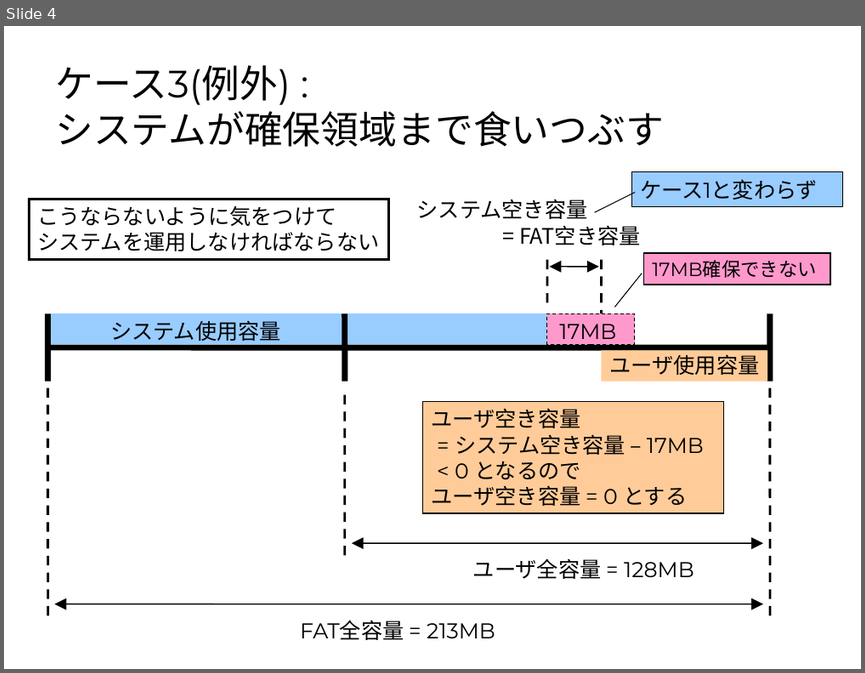
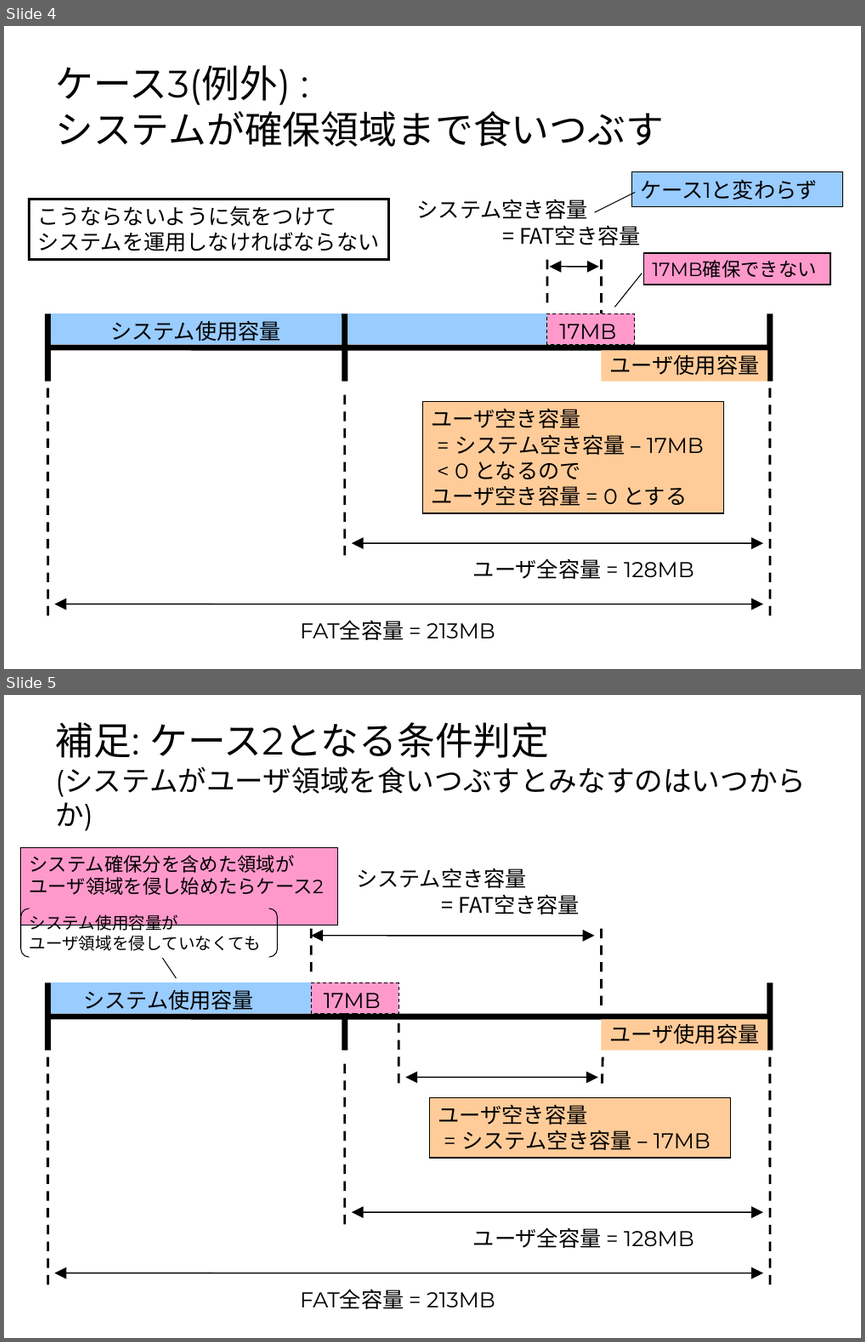
Before and after one commit to rvtr/TwlIPL, a slide deck: docs/NANDシステム領域とユーザ領域の計算方法.ppt. Shown one above the other, each under a label of ours: slide 4 before the commit, slides 4 and 5 after it. The pictures are 865x673 and 865x1342 pixels, drawn with LibreOffice and Linux fonts; fonts in the diff are those of the drawing. Boxes give left, top, right and bottom in pixels: in the first picture for what was removed or moved away, otherwise in the second. Text is boxed around its words. In the diff, an @@ line names an element or a change of style, - is before the commit and + after.

Commit message:
システム・ユーザ領域の計算方法のドキュメントに補足を追加。

```diff
--- a/docs/NANDシステム領域とユーザ領域の計算方法.ppt
+++ b/docs/NANDシステム領域とユーザ領域の計算方法.ppt
@@ slide 5 added at (4,695,861,1338), background #FFFFFF @@
@@ title added at (55,722,806,831), 24 pt, text #000000 @@
+補足: ケース2となる条件判定
+(システムがユーザ領域を食いつぶすとみなすのはいつからか)
@@ rectangle added at (21,847,338,925), fill #FF99CC, outline #000000 0.99 pt, 16 pt, text #000000 @@
+システム確保分を含めた領域が
+ユーザ領域を侵し始めたらケース2
@@ text added at (356,868,579,914), 18 pt, text #000000 @@
+システム空き容量
+= FAT空き容量
@@ bracket pair added at (21,908,278,957), outline #000000 0.74 pt @@
@@ text added at (29,914,260,951), 14 pt, text #000000 @@
+システム使用容量が
+ユーザ領域を侵していなくても
@@ line added from (311, 929) to (311, 978), #000000 2.01 pt dashed @@
@@ double arrow added from (311, 936) to (595, 936), #000000 0.99 pt @@
@@ line added from (602, 929) to (602, 1009), #000000 2.01 pt dashed @@
@@ line added from (177, 978) to (162, 958), #000000 0.74 pt @@
@@ line added from (47, 983) to (47, 1049), #000000 4.99 pt @@
@@ rectangle added at (51,983,312,1014), fill #99CCFF @@
@@ text added at (83,989,254,1009), 18 pt, text #000000 @@
+システム使用容量
@@ rectangle added at (311,983,398,1014), fill #FF99CC, outline #000000 0.74 pt dashed @@
@@ text added at (324,993,381,1014), 18 pt, text #000000 @@
+17MB
@@ line added from (345, 983) to (345, 1049), #000000 4.99 pt @@
@@ line added from (770, 983) to (770, 1049), #000000 4.99 pt @@
@@ line added from (47, 1016) to (770, 1016), #000000 4.99 pt @@
@@ line added from (399, 1023) to (399, 1084), #000000 2.01 pt dashed @@
@@ rectangle added at (602,1019,767,1049), fill #FFCC99 @@
@@ text added at (610,1023,760,1043), 18 pt, text #000000 @@
+ユーザ使用容量
@@ line added from (47, 1056) to (47, 1287), #000000 2.01 pt dashed @@
@@ line added from (345, 1063) to (345, 1225), #000000 2.01 pt dashed @@
@@ line added from (603, 1056) to (602, 1084), #000000 2.01 pt dashed @@
@@ line added from (770, 1056) to (770, 1287), #000000 2.01 pt dashed @@
@@ double arrow added from (406, 1077) to (598, 1077), #000000 0.99 pt @@
@@ rectangle added at (430,1097,731,1157), fill #FFCC99, outline #000000 0.99 pt, 18 pt, text #000000 @@
+ユーザ空き容量
+= システム空き容量 – 17MB
@@ double arrow added from (352, 1212) to (763, 1212), #000000 0.99 pt @@
@@ text added at (473,1227,694,1247), 18 pt, text #000000 @@
+ユーザ全容量 = 128MB
@@ double arrow added from (54, 1272) to (763, 1272), #000000 0.99 pt @@
@@ text added at (300,1288,495,1309), 18 pt, text #000000 @@
+FAT全容量 = 213MB
```
